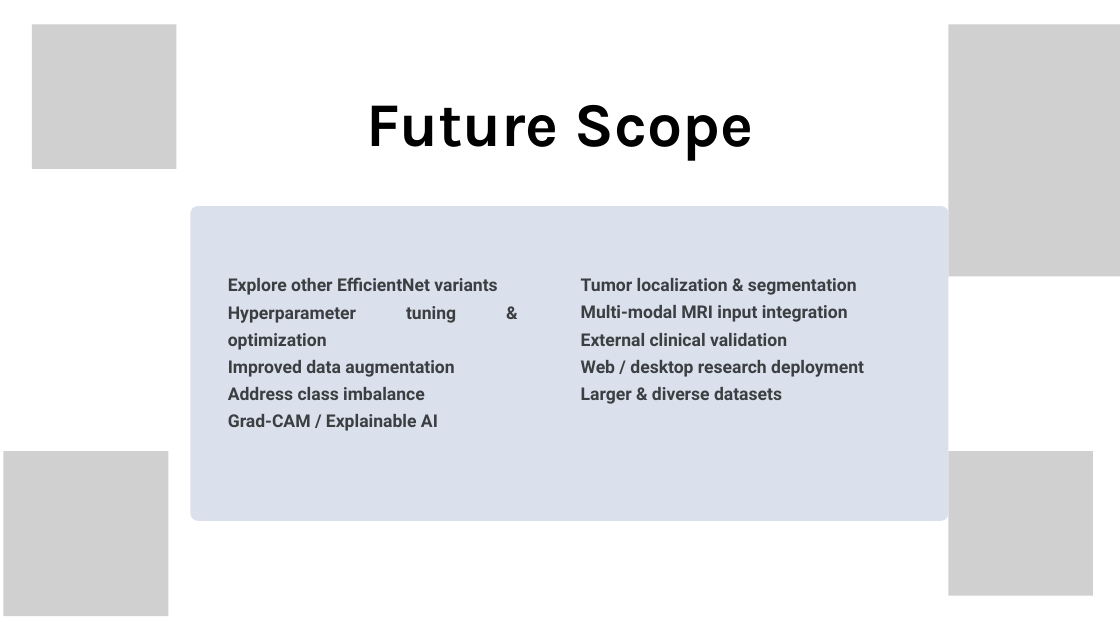
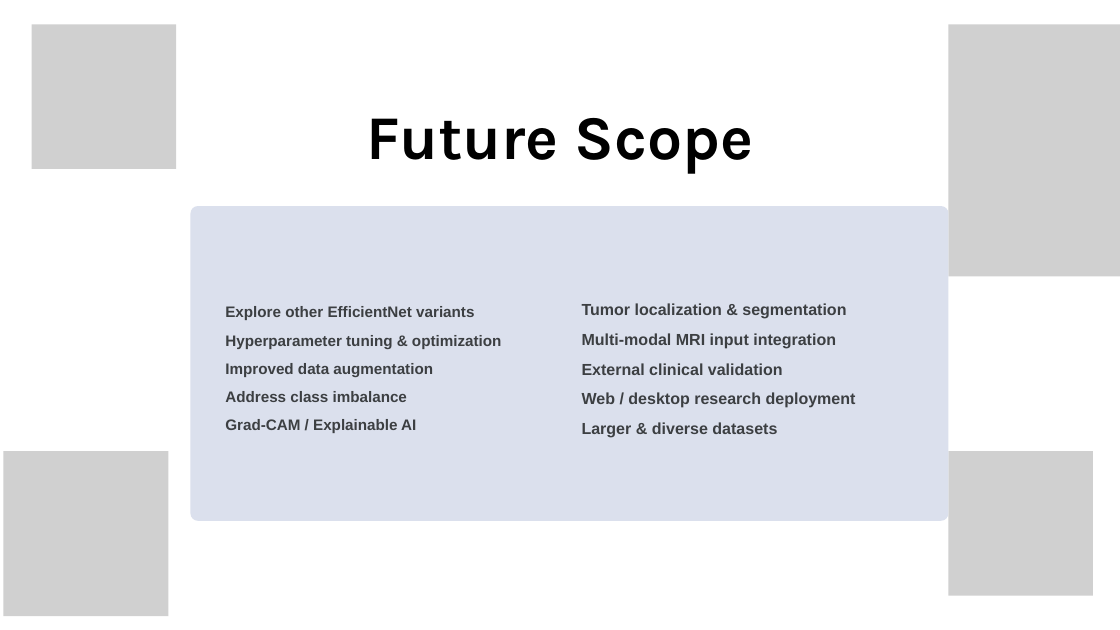
Before and after one commit to Belugabilli/BrainTumor-PE-1, a slide deck: slide 27 of Report/EfficientNet-B3 Project.pptx (slide 28 before the commit). Drawn at 1120x630 pixels with LibreOffice and Linux fonts; fonts in the diff are those of the drawing; grey boxes stand for pictures; background and template pictures are left out. Boxes give left, top, right and bottom in pixels: in the first picture for what was removed or moved away, otherwise in the second. Text is boxed around its words. In the diff, an @@ line names an element or a change of style, - is before the commit and + after.

```diff
--- a/Report/EfficientNet-B3 Project.pptx
+++ b/Report/EfficientNet-B3 Project.pptx
@@ text "Future Scope" at (367, 118, 753, 174): line spacing 85.5pt to 1.07 @@
@@ text "Explore other EfficientNet variants": place and size @@
-text "Explore other EfficientNet variants" at (228, 277, 497, 431)
+text "Explore other EfficientNet variants" at (225, 306, 502, 433)
@@ text "Explore other EfficientNet variants" at (225, 306, 502, 433): size 22.6 to 19.6 pt, font Roboto to Arial; alignment justified to left; line spacing 34.8pt to 1.54 @@
@@ text "Tumor localization & segmentation": place and size @@
-text "Tumor localization & segmentation" at (581, 278, 864, 404)
+text "Tumor localization & segmentation" at (582, 303, 856, 438)
@@ text "Tumor localization & segmentation" at (582, 303, 856, 438): size 22.6 to 20.6 pt, font Roboto to Arial; alignment justified to left; line spacing 34.8pt to 1.54 @@
```
Also in this commit, not shown: 26 other slides changed, 2 slides added, 3 slides removed.
